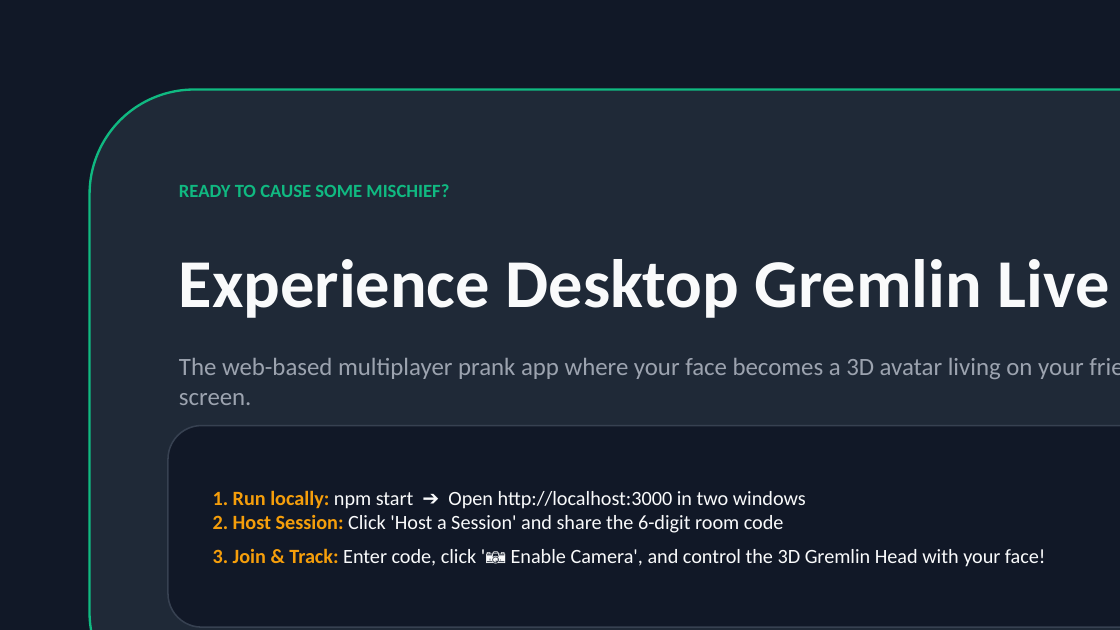
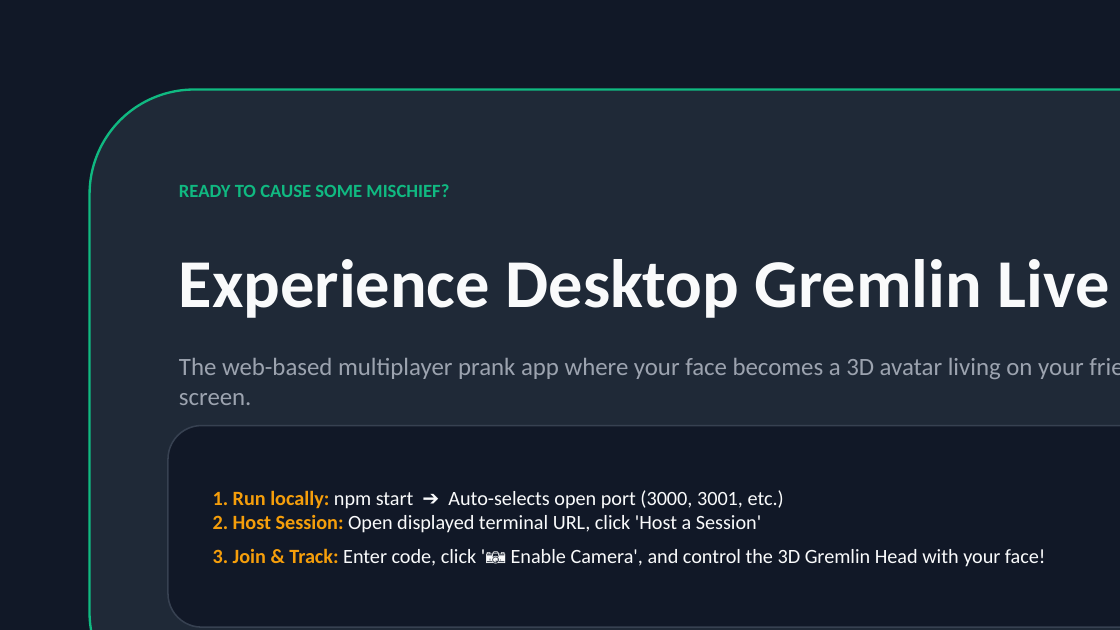
Before and after one commit to rheasplace/Ai-Creative-Ent-Assignment-1, a slide deck: slide 9 of Desktop_Gremlin_Pitch_Deck.pptx. Drawn at 1120x630 pixels with LibreOffice and Linux fonts; fonts in the diff are those of the drawing. Boxes give left, top, right and bottom in pixels: in the first picture for what was removed or moved away, otherwise in the second. Text is boxed around its words. In the diff, an @@ line names an element or a change of style, - is before the commit and + after.

Commit message:
Update pitch deck slides and PDF with automatic port fallback and updated quickstart info

```diff
--- a/Desktop_Gremlin_Pitch_Deck.pptx
+++ b/Desktop_Gremlin_Pitch_Deck.pptx
@@ text at bbox=[213, 490, 1046, 567]: text changed @@
-1. Run locally: npm start ➔ Open http://localhost:3000 in two windows
-2. Host Session: Click 'Host a Session' and share the 6-digit room code
-3. Join & Track: Enter code, click '📷 Enable Camera', and control the 3D Gremlin Head with your face!
+1. Run locally: npm start ➔ Auto-selects open port (3000, 3001, etc.)
+2. Host Session: Open displayed terminal URL, click 'Host a Session'
+3. Join & Track: Enter code, click '📷 Enable Camera', and control the 3D Gremlin Head with your face!
```
Also in this commit, not shown: 2 other slides changed, 3 other files.
